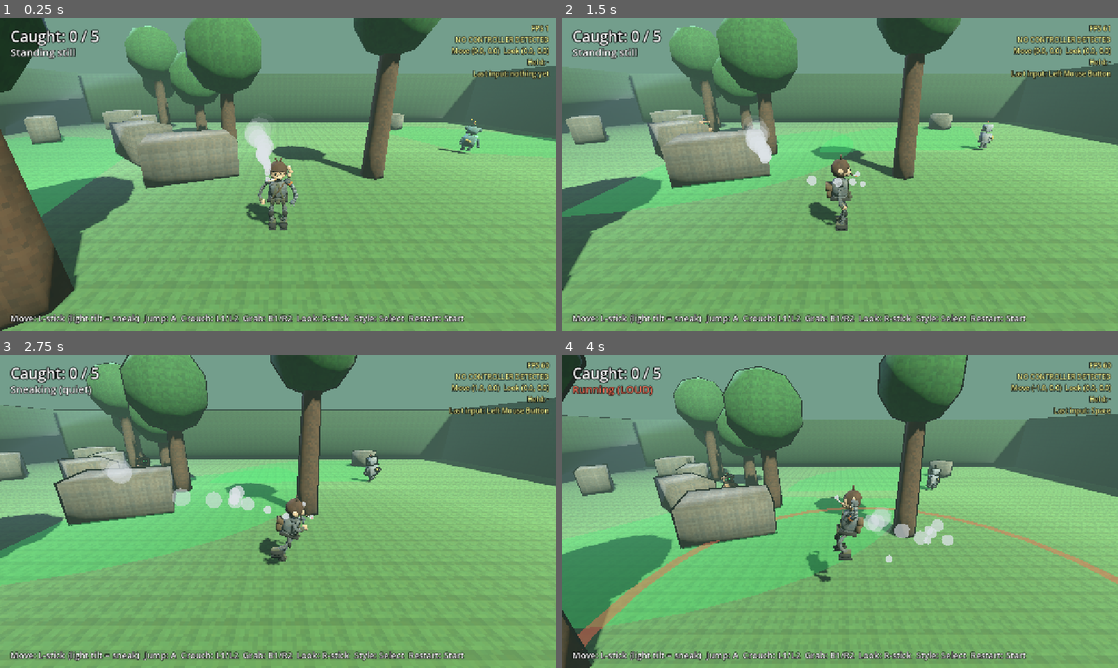
Above: before the commit, frames 1-4 (two rows, left to right).
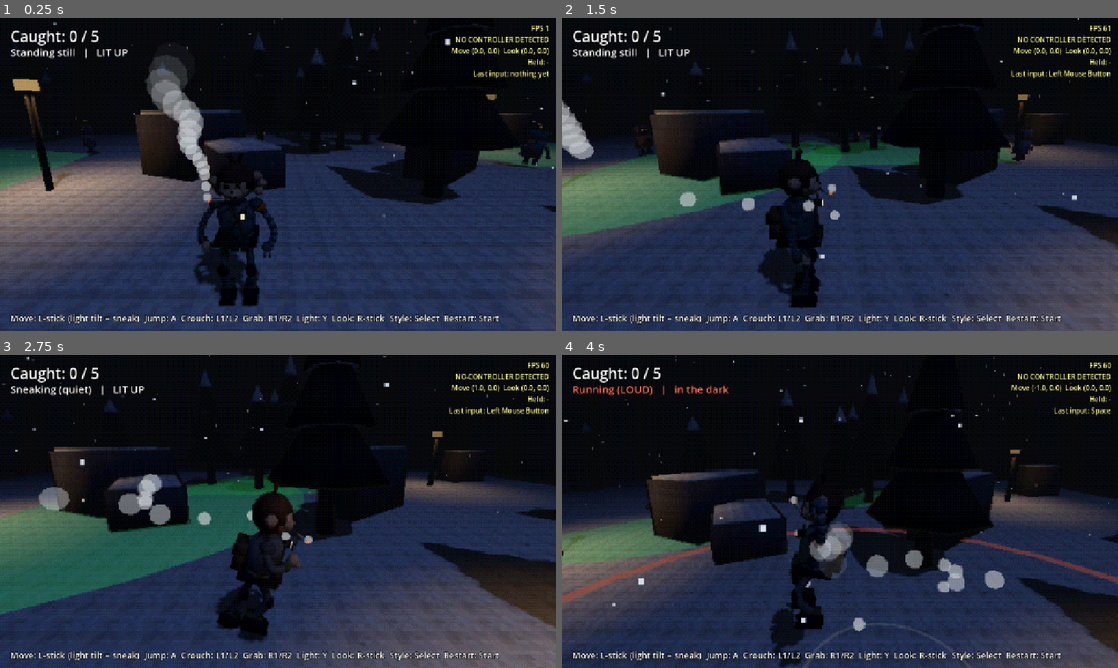
Above: after the commit, the same moments.

Repository: StoneColdOS/Caveman-Catchers
Game: Godot game, scene res://scenes/main.tscn
The game is run twice, just before and just after one commit, with the same random seed, the same clock (stepped at 60 frames per second) and the same inputs.
Inputs (mouse positions are in pixels of both pictures, inside the frame that each line leads up to):
- Up to frame 1 (0.25 s): no input
- Up to frame 2 (1.5 s): tap Enter (restart) at 0.5 s; move the mouse to (962, 158) at 0.52 s; hold D (move_right) 0.53-1.25 s; hold Shift (crouch) 0.53-1.25 s; click (962, 158) at 0.67 s; tap Space (jump) at 0.77, 1.07 s; tap J (net) at 0.8 s; drag from (728, 190) to (812, 237) at 1.27 s
- Up to frame 3 (2.75 s): move the mouse to (333, 442) at 2.02 s; hold D (move_right) from 2.03 s (still down); hold Ctrl (walk) from 2.03 s (still down); tap T (style) at 2.1 s; click (333, 442) at 2.17 s
- Up to frame 4 (4 s): release D (move_right) at 2.75 s; release Ctrl (walk) at 2.75 s; drag from (812, 574) to (673, 464) at 2.77 s; move the mouse to (1006, 558) at 3.52 s; hold A (move_left) from 3.53 s (still down); tap F (light, bound only after the commit) at 3.6 s; click (1006, 558) at 3.67 s; tap Space (jump) at 3.77, 3.8 s

The runs differ from the first frame. In frame 1, 98% of the frame differs, in the area x 0-100%, y 0-100%; in frame 2, 97%; in frame 3, 98%; in frame 4, 98%.

Commit message:
PS1 horror direction: snowy night woods, flashlight stealth, PS1 screen
- Night: near-black sky, dim cold ambient, thick dark fog, weak moonlight
- Snowy ground, snow-capped rocks, stacked snowy pines, falling snow
- Lamp posts with warm pools of light
- Chest flashlight (Y / F / touch LIGHT). Lit (flashlight on or in a lamp
  pool) = robots see you at full range; in the dark they see half as far
- PS1 screen shader: low-res pixels plus ordered dithering, under the HUD
- Heavier movement (accel 30 -> 14), less bounce, close over-the-shoulder
  camera; thinner smoke so it doesn't block the view
- Tests cover the light rules

Co-Authored-By: Claude Opus 5.5 <noreply@anthropic.com>
Claude-Session: https://claude.ai/code/session_01X5D3NCWGJ5U6tQxJ5x7zR9

Diff:
--- a/scripts/controls.gd
+++ b/scripts/controls.gd
@@ -7,6 +7,7 @@
 ##   Jump       A (bottom)  / Space
 ##   Crouch     L1 or L2    / Shift or C
 ##   Grab       R1 or R2    / J or E   (stuff a robot in the satchel)
+##   Flashlight Y (top)     / F   (on: you can see, but robots spot you from farther)
 ##   Art style  Select      / T   (rubber hose on/off)
 ##   Restart    Start       / Enter
 
@@ -49,6 +50,10 @@
 	_action("walk")
 	_key("walk", KEY_CTRL)
 
+	_action("light")
+	_key("light", KEY_F)
+	_button("light", JOY_BUTTON_Y)
+
 	_action("style")
 	_key("style", KEY_T)
 	_button("style", JOY_BUTTON_BACK)
--- a/scripts/gatherer.gd
+++ b/scripts/gatherer.gd
@@ -432,6 +432,8 @@
 	var sight := SIGHT_RANGE_CROUCH if player.crouching else SIGHT_RANGE
 	if state == State.FORAGE:
 		sight *= FORAGE_SIGHT
+	if not player.is_lit():
+		sight *= player.DARK_SIGHT  # hard to see you in the dark
 	return sight
 
 
--- a/scripts/main.gd
+++ b/scripts/main.gd
@@ -1,6 +1,6 @@
 extends Node3D
-## Builds the grey-box jungle clearing, the player, the cavemen and the HUD.
-## Everything is placeholder shapes on purpose: we're testing fun, not art.
+## Builds the night-time snowy woods (PS1 horror look), the player, the robots and the HUD.
+## Placeholder shapes on purpose: we're testing fun, not final art.
 
 const Util := preload("res://scripts/util.gd")
 const Controls := preload("res://scripts/controls.gd")
@@ -9,6 +9,8 @@
 const TouchScript := preload("res://scripts/touch_controls.gd")
 
 const ARENA := 50.0
+const LAMP_SPOTS := [Vector3(-7, 0, -5), Vector3(9, 0, 4), Vector3(-4, 0, 11), Vector3(14, 0, -14)]
+const LAMP_RADIUS := 5.0
 const GATHERER_SPOTS := [Vector3(-10, 0, -12), Vector3(12, 0, -8), Vector3(2, 0, 14), Vector3(-15, 0, 8), Vector3(15, 0, 13)]
 
 var player: CharacterBody3D
@@ -19,6 +21,8 @@
 var game_over := false
 var hint_label: Label
 var hold_bar: ProgressBar
+var snow_emitter: CPUParticles3D
+var ps1: ColorRect
 var message_label: Label
 var rng := RandomNumberGenerator.new()
 
@@ -32,6 +36,7 @@
 	_build_cover()
 	_spawn_player()
 	_spawn_gatherers()
+	_build_ps1()
 	_build_hud()
 	_build_debug()
 	if use_touch():
@@ -45,11 +50,35 @@
 	_update_alert()
 	if Input.is_action_just_pressed("style"):
 		Util.set_rubber(get_tree(), not Util.rubber)
+	if snow_emitter and player:
+		snow_emitter.global_position = player.global_position + Vector3(0, 9, 0)
 	if player and mode_label:
-		mode_label.text = player.move_mode
+		mode_label.text = player.move_mode + ("   |   LIT UP" if player.is_lit() else "   |   in the dark")
 		var loud: bool = player.move_mode.begins_with("Running")
 		var silent: bool = player.move_mode.contains("silent")
 		mode_label.modulate = Color(1, 0.45, 0.35) if loud else (Color(0.6, 1, 0.7) if silent else Color.WHITE)
+
+
+## PS1-style screen: low resolution with chunky pixels and a little color dithering.
+func _build_ps1() -> void:
+	var layer := CanvasLayer.new()
+	layer.layer = 0
+	add_child(layer)
+	ps1 = ColorRect.new()
+	ps1.set_anchors_preset(Control.PRESET_FULL_RECT)
+	ps1.mouse_filter = Control.MOUSE_FILTER_IGNORE
+	var sm := ShaderMaterial.new()
+	sm.shader = load("res://shaders/ps1.gdshader")
+	ps1.material = sm
+	layer.add_child(ps1)
+
+
+## Is this spot inside a lamp's pool of light?
+func in_lamp_light(pos: Vector3) -> bool:
+	for l in LAMP_SPOTS:
+		if Vector2(pos.x - l.x, pos.z - l.z).length() < LAMP_RADIUS:
+			return true
+	return false
 
 
 ## Phones and tablets get on-screen controls (?touch in the web address forces them on).
@@ -127,84 +156,147 @@
 
 
 func _build_environment() -> void:
+	# Night: near-black sky, cold dim ambient, thick dark fog that swallows the distance
 	var env := Environment.new()
 	env.background_mode = Environment.BG_COLOR
-	env.background_color = Color(0.45, 0.62, 0.55)
+	env.background_color = Color(0.02, 0.025, 0.04)
 	env.ambient_light_source = Environment.AMBIENT_SOURCE_COLOR
-	env.ambient_light_color = Color(0.55, 0.65, 0.55)
-	env.ambient_light_energy = 0.45
+	env.ambient_light_color = Color(0.3, 0.36, 0.5)
+	env.ambient_light_energy = 0.1
 	env.fog_enabled = true
-	env.fog_light_color = Color(0.45, 0.62, 0.55)
-	env.fog_density = 0.01
+	env.fog_light_color = Color(0.03, 0.035, 0.05)
+	env.fog_density = 0.075
 	var we := WorldEnvironment.new()
 	we.environment = env
 	add_child(we)
 
-	var sun := DirectionalLight3D.new()
-	sun.rotation_degrees = Vector3(-50, 35, 0)
-	sun.light_energy = 1.3
-	sun.light_color = Color(1.0, 0.96, 0.88)
-	sun.shadow_enabled = true
-	add_child(sun)
-	# Cool back light from the other side: rims the edges so characters read as round
-	var back := DirectionalLight3D.new()
-	back.rotation_degrees = Vector3(-25, 215, 0)
-	back.light_energy = 0.55
-	back.light_color = Color(0.65, 0.78, 1.0)
-	add_child(back)
+	# Weak blue moonlight
+	var moon := DirectionalLight3D.new()
+	moon.rotation_degrees = Vector3(-55, 30, 0)
+	moon.light_energy = 0.14
+	moon.light_color = Color(0.55, 0.65, 0.95)
+	moon.shadow_enabled = true
+	add_child(moon)
 
 
 func _build_ground() -> void:
-	_static_box(Vector3(ARENA + 20, 1, ARENA + 20), Vector3(0, -0.5, 0), Color(0.28, 0.45, 0.22))
-	# Thick jungle walls around the edge
+	_static_box(Vector3(ARENA + 20, 1, ARENA + 20), Vector3(0, -0.5, 0), Color(0.8, 0.84, 0.9))  # snow
+	# Dense dark pines all around the edge (the fog hides how fake it is)
 	var h := ARENA / 2.0
-	var wall := Color(0.12, 0.25, 0.12)
-	_static_box(Vector3(ARENA + 4, 6, 2), Vector3(0, 3, -h - 1), wall)
-	_static_box(Vector3(ARENA + 4, 6, 2), Vector3(0, 3, h + 1), wall)
-	_static_box(Vector3(2, 6, ARENA), Vector3(-h - 1, 3, 0), wall)
-	_static_box(Vector3(2, 6, ARENA), Vector3(h + 1, 3, 0), wall)
-
-
-## Rocks and trees: things to sneak behind. They block caveman eyesight.
+	var wall := Color(0.04, 0.07, 0.05)
+	_static_box(Vector3(ARENA + 4, 8, 2), Vector3(0, 4, -h - 1), wall)
+	_static_box(Vector3(ARENA + 4, 8, 2), Vector3(0, 4, h + 1), wall)
+	_static_box(Vector3(2, 8, ARENA), Vector3(-h - 1, 4, 0), wall)
+	_static_box(Vector3(2, 8, ARENA), Vector3(h + 1, 4, 0), wall)
+
+
+## Rocks, pines and lamp posts. Rocks and trees block robot eyesight; lamps light you up.
 func _build_cover() -> void:
 	for i in 14:
 		var p := _random_spot()
 		var size := Vector3(rng.randf_range(1.5, 4.0), rng.randf_range(1.2, 2.8), rng.randf_range(1.5, 4.0))
-		var rock := _static_box(size, p + Vector3(0, size.y / 2.0, 0), Color(0.42, 0.4, 0.36))
+		var rock := _static_box(size, p + Vector3(0, size.y / 2.0, 0), Color(0.3, 0.3, 0.32))
 		rock.rotation.y = rng.randf() * TAU
-	for i in 18:
-		var p := _random_spot()
-		_tree(p)
-
-
-func _tree(p: Vector3) -> void:
+		rock.add_child(Util.mesh(Util.box(Vector3(size.x * 0.92, 0.12, size.z * 0.92)), Color(0.85, 0.88, 0.93), Vector3(0, size.y / 2.0 + 0.05, 0)))  # snow cap
+	for i in 22:
+		_pine(_random_spot())
+	for spot in LAMP_SPOTS:
+		_lamp(spot)
+	_snowfall()
+
+
+func _pine(p: Vector3) -> void:
 	var body := StaticBody3D.new()
 	body.collision_layer = Util.LAYER_WORLD
 	body.position = p
 	add_child(body)
-	var trunk_h := rng.randf_range(4.0, 6.5)
+	var height := rng.randf_range(5.0, 8.0)
 	var shape := CollisionShape3D.new()
 	var cyl_shape := CylinderShape3D.new()
-	cyl_shape.radius = 0.45
-	cyl_shape.height = trunk_h
+	cyl_shape.radius = 0.4
+	cyl_shape.height = height
 	shape.shape = cyl_shape
-	shape.position.y = trunk_h / 2.0
+	shape.position.y = height / 2.0
 	body.add_child(shape)
 	var trunk := CylinderMesh.new()
-	trunk.top_radius = 0.35
-	trunk.bottom_radius = 0.5
-	trunk.height = trunk_h
+	trunk.top_radius = 0.18
+	trunk.bottom_radius = 0.3
+	trunk.height = height * 0.35
 	trunk.radial_segments = 6
-	body.add_child(Util.mesh(trunk, Color(0.35, 0.24, 0.15), Vector3(0, trunk_h / 2.0, 0)))
-	var canopy := Util.mesh(Util.sphere(rng.randf_range(1.6, 2.4)), Color(0.18, 0.42, 0.18), Vector3(0, trunk_h + 0.6, 0))
-	body.add_child(canopy)
+	body.add_child(Util.mesh(trunk, Color(0.2, 0.14, 0.1), Vector3(0, height * 0.175, 0)))
+	# Three stacked tiers of branches, each dusted with snow
+	for tier in 3:
+		var r := 1.8 - tier * 0.5
+		var tier_h := height * 0.38
+		var y := height * 0.25 + tier * height * 0.22
+		var cone := CylinderMesh.new()
+		cone.top_radius = 0.0
+		cone.bottom_radius = r
+		cone.height = tier_h
+		cone.radial_segments = 7
+		body.add_child(Util.mesh(cone, Color(0.07, 0.15, 0.1), Vector3(0, y + tier_h / 2.0, 0)))
+		var snow := CylinderMesh.new()
+		snow.top_radius = 0.0
+		snow.bottom_radius = r * 0.55
+		snow.height = tier_h * 0.45
+		snow.radial_segments = 7
+		body.add_child(Util.mesh(snow, Color(0.82, 0.86, 0.92), Vector3(0, y + tier_h * 0.8, 0)))
+
+
+## A lamp post with a warm pool of light. Standing in it lets robots see you from far away.
+func _lamp(p: Vector3) -> void:
+	var post := _static_box(Vector3(0.15, 3.2, 0.15), p + Vector3(0, 1.6, 0), Color(0.15, 0.15, 0.16))
+	post.add_to_group("lamps")
+	var head := MeshInstance3D.new()
+	head.mesh = Util.box(Vector3(0.4, 0.3, 0.4))
+	head.material_override = Util.mat(Color(1.0, 0.82, 0.5), true)
+	head.position = Vector3(0, 1.7, 0)
+	post.add_child(head)
+	var light := OmniLight3D.new()
+	light.position = Vector3(0, 1.5, 0)
+	light.light_color = Color(1.0, 0.75, 0.45)
+	light.light_energy = 3.5
+	light.omni_range = LAMP_RADIUS + 2.5
+	light.omni_attenuation = 1.2
+	post.add_child(light)
+
+
+## Snow falling around the player.
+func _snowfall() -> void:
+	var snow := CPUParticles3D.new()
+	snow.amount = 450
+	snow.lifetime = 6.0
+	snow.preprocess = 6.0
+	snow.local_coords = false
+	snow.emission_shape = CPUParticles3D.EMISSION_SHAPE_BOX
+	snow.emission_box_extents = Vector3(14, 0.5, 14)
+	snow.direction = Vector3(0.15, -1, 0)
+	snow.spread = 12.0
+	snow.gravity = Vector3(0, -0.6, 0)
+	snow.initial_velocity_min = 0.8
+	snow.initial_velocity_max = 1.4
+	var flake := QuadMesh.new()
+	flake.size = Vector2(0.05, 0.05)
+	var m := StandardMaterial3D.new()
+	m.shading_mode = BaseMaterial3D.SHADING_MODE_UNSHADED
+	m.billboard_mode = BaseMaterial3D.BILLBOARD_ENABLED
+	m.albedo_color = Color(0.9, 0.93, 1.0)
+	flake.material = m
+	snow.mesh = flake
+	snow.position = Vector3(0, 9, 0)
+	snow_emitter = snow
+	add_child(snow)
 
 
 func _random_spot() -> Vector3:
 	# Keep the middle open near the player start, and away from walls.
 	while true:
 		var p := Vector3(rng.randf_range(-21, 21), 0, rng.randf_range(-21, 21))
-		if p.length() > 5.0:
+		var clear := p.length() > 5.0
+		for l in LAMP_SPOTS:
+			if p.distance_to(l) < 3.0:
+				clear = false
+		if clear:
 			return p
 	return Vector3.ZERO
 
@@ -285,7 +377,7 @@
 
 	hint_label = Label.new()
 	var hint := hint_label
-	hint.text = "Move: L-stick (light tilt = sneak)  Jump: A  Crouch: L1/L2  Grab: R1/R2  Look: R-stick  Style: Select  Restart: Start"
+	hint.text = "Move: L-stick (light tilt = sneak)  Jump: A  Crouch: L1/L2  Grab: R1/R2  Light: Y  Look: R-stick  Style: Select  Restart: Start"
 	hint.anchor_top = 1.0
 	hint.anchor_bottom = 1.0
 	hint.offset_top = -44
--- a/scripts/player.gd
+++ b/scripts/player.gd
@@ -12,7 +12,8 @@
 const SNEAK_SPEED := 2.4      # light tilt: quiet footsteps
 const RUN_SPEED := 5.0        # full tilt: loud footsteps
 const SNEAK_TILT := 0.7       # stick tilt below this = sneaking
-const ACCEL := 30.0
+const ACCEL := 14.0           # heavier, more grounded starts and stops
+const DARK_SIGHT := 0.5       # robots see half as far when you're in the dark
 const GRAVITY := 20.0
 const JUMP_VELOCITY := 7.0
 const LOOK_SPEED := 2.6
@@ -67,7 +68,9 @@
 var cig_tip: MeshInstance3D
 var smoke: Node3D
 var yaw := 0.0
-var pitch := -0.35
+var pitch := -0.25
+var flashlight: SpotLight3D
+var flashlight_on := true
 
 
 func _ready() -> void:
@@ -139,6 +142,23 @@
 	var cross := Util.mesh(Util.box(Vector3(0.04, 0.62, 0.02)), Color(0.38, 0.3, 0.2), Vector3(0.0, 1.22, 0.24))
 	cross.rotation.z = -0.6
 	body_root.add_child(cross)
+	# Flashlight clipped to his chest strap, pointing where he faces
+	flashlight = SpotLight3D.new()
+	flashlight.position = Vector3(0.12, 1.36, 0.28)
+	flashlight.rotation = Vector3(-0.12, PI, 0)
+	flashlight.spot_range = 18.0
+	flashlight.spot_angle = 26.0
+	flashlight.spot_attenuation = 0.9
+	flashlight.light_energy = 8.0
+	flashlight.light_color = Color(1.0, 0.95, 0.85)
+	flashlight.shadow_enabled = true
+	body_root.add_child(flashlight)
+	body_root.add_child(Util.mesh(Util.box(Vector3(0.08, 0.08, 0.12)), Color(0.12, 0.12, 0.12), Vector3(0.12, 1.36, 0.25)))
+	var lens := MeshInstance3D.new()
+	lens.mesh = Util.box(Vector3(0.06, 0.06, 0.02))
+	lens.material_override = Util.mat(Color(1.0, 0.97, 0.85), true)
+	lens.position = Vector3(0.12, 1.36, 0.315)
+	body_root.add_child(lens)
 	# Robot arm's shoulder joint (his left)
 	body_root.add_child(Util.mesh(Util.sphere(0.09), Color(0.91, 0.51, 0.23), Vector3(0.3, 1.38, 0)))
 
@@ -378,16 +398,17 @@
 
 func _build_camera() -> void:
 	camera_pivot = Node3D.new()
-	camera_pivot.position.y = 1.6
+	camera_pivot.position.y = 1.65
 	add_child(camera_pivot)
 	arm = SpringArm3D.new()
-	arm.spring_length = 6.0
+	arm.spring_length = 3.4      # close, over the shoulder
+	arm.position = Vector3(0.55, 0.15, 0)
 	arm.collision_mask = Util.LAYER_WORLD
 	arm.margin = 0.3
 	arm.add_excluded_object(get_rid())
 	camera_pivot.add_child(arm)
 	camera = Camera3D.new()
-	camera.fov = 70.0
+	camera.fov = 62.0
 	arm.add_child(camera)
 	camera.make_current()
 
@@ -466,6 +487,10 @@
 	_animate(delta, on_floor)
 
 	_animate_smoke()
+
+	# Flashlight
+	if Input.is_action_just_pressed("light"):
+		toggle_flashlight()
 
 	# Net
 	net_timer -= delta
@@ -557,6 +582,20 @@
 	tw.tween_property(satchel, "rotation:z", 0.0, 0.08)
 
 
+func toggle_flashlight() -> void:
+	flashlight_on = not flashlight_on
+	flashlight.visible = flashlight_on
+	make_noise(1.5, Color(0.9, 0.9, 0.8, 0.5))  # click
+
+
+## Can robots see you from far away? True with the flashlight on or standing in lamplight.
+func is_lit() -> bool:
+	if flashlight_on:
+		return true
+	var main := get_parent()
+	return main != null and main.has_method("in_lamp_light") and main.in_lamp_light(global_position)
+
+
 ## Sends a sound out. Any caveman inside the radius hears it.
 func make_noise(radius: float, color := Color(0, 0, 0, 0)) -> void:
 	if color.a == 0.0:
@@ -582,7 +621,7 @@
 		var o: Vector3 = smoke_origin[i] + smoke_away[i] * life * 0.45  # drift away from his face
 		# Puffs stay where they were puffed, so moving leaves a trail behind him
 		puff.global_position = o + Vector3(sin(t * 1.6 + i) * 0.14 * life, life * 1.3, cos(t * 1.3 + i) * 0.12 * life)
-		puff.scale = Vector3.ONE * (0.6 + life * 2.6)
-		(puff.material_override as StandardMaterial3D).albedo_color.a = 0.62 * (1.0 - life * life)
+		puff.scale = Vector3.ONE * (0.5 + life * 1.5)
+		(puff.material_override as StandardMaterial3D).albedo_color.a = 0.45 * (1.0 - life * life)
 	var glow := 0.75 + 0.25 * sin(t * 3.0)
 	(cig_tip.material_override as StandardMaterial3D).albedo_color = Color(1.0, 0.35 * glow + 0.1, 0.05)
--- a/scripts/touch_controls.gd
+++ b/scripts/touch_controls.gd
@@ -35,6 +35,7 @@
 		"jump":   {"pos": Vector2(right, bottom), "radius": r, "label": "JUMP", "action": "jump", "toggle": false},
 		"net":    {"pos": Vector2(right - 115, bottom + 10), "radius": r, "label": "GRAB", "action": "net", "toggle": false},
 		"crouch": {"pos": Vector2(right - 225, bottom + 25), "radius": 38.0, "label": "CROUCH", "action": "crouch", "toggle": true},
+		"light":  {"pos": Vector2(right - 20, bottom - 115), "radius": 38.0, "label": "LIGHT", "action": "light", "toggle": false},
 		"restart": {"pos": Vector2(s.x - 60, 150), "radius": 30.0, "label": "RESET", "action": "restart", "toggle": false},
 		"style": {"pos": Vector2(s.x - 60, 225), "radius": 30.0, "label": "STYLE", "action": "style", "toggle": false},
 	}
--- a/scripts/util.gd
+++ b/scripts/util.gd
@@ -54,7 +54,7 @@
 
 ## How exaggerated animation should be right now.
 static func amp() -> float:
-	return 1.0 if rubber else 0.35
+	return 1.0 if rubber else 0.2   # plain: grounded, barely any bounce
 
 
 static func set_rubber(tree: SceneTree, on: bool) -> void:
--- /dev/null
+++ b/shaders/ps1.gdshader
@@ -0,0 +1,25 @@
+shader_type canvas_item;
+// PS1 look: render at a low resolution (chunky pixels) with limited color
+// depth and ordered dithering, like 15-bit color on the original hardware.
+
+uniform sampler2D screen_tex : hint_screen_texture, filter_nearest;
+uniform float pixel_height = 240.0;   // pretend vertical resolution
+uniform float color_levels = 28.0;    // steps per color channel
+
+const float BAYER[16] = {
+	0.0, 8.0, 2.0, 10.0,
+	12.0, 4.0, 14.0, 6.0,
+	3.0, 11.0, 1.0, 9.0,
+	15.0, 7.0, 13.0, 5.0
+};
+
+void fragment() {
+	float aspect = SCREEN_PIXEL_SIZE.y / SCREEN_PIXEL_SIZE.x;
+	vec2 res = vec2(pixel_height * aspect, pixel_height);
+	vec2 cell = floor(SCREEN_UV * res);
+	vec3 c = texture(screen_tex, (cell + 0.5) / res).rgb;
+	int i = int(mod(cell.x, 4.0)) + int(mod(cell.y, 4.0)) * 4;
+	float d = BAYER[i] / 16.0 - 0.5;
+	c = floor(c * color_levels + d + 0.5) / color_levels;
+	COLOR = vec4(clamp(c, 0.0, 1.0), 1.0);
+}
--- a/tests/test_catch.gd
+++ b/tests/test_catch.gd
@@ -125,6 +125,21 @@
 	await _frames(10)
 	_check(not g0.is_fleeing() and g0.state == g0.State.INVESTIGATE, "Lose sight of him and he calms down to searching")
 	_check(not main.game_over, "No game over for getting spotted")
+
+	# --- 6b. Light and dark.
+	var gl = gs[4] if is_instance_valid(gs[4]) else gs[0]
+	var lit_range: float = gl._sight_range()
+	player.toggle_flashlight()
+	_check(not player.flashlight_on, "Flashlight toggles off")
+	player.global_position = Vector3(0, 0.1, 0)
+	await _frames(2)
+	_check(not player.is_lit(), "In the dark with the light off: not lit")
+	_check(gl._sight_range() < lit_range * 0.6, "Robots see you half as far in the dark")
+	player.global_position = main.LAMP_SPOTS[0] + Vector3(1, 0.1, 0)
+	await _frames(2)
+	_check(player.is_lit(), "Standing in lamplight lights you up even with the flashlight off")
+	player.toggle_flashlight()
+	_check(player.flashlight_on and player.is_lit(), "Flashlight back on")
 
 	# --- 7. Touch controls drive the same actions.
 	var TouchScript := load("res://scripts/touch_controls.gd")
Binary file added: docs/concept/ps1-horror.png
Not shown, added: shaders/ps1.gdshader.uid
Not shown, changed: docs/DESIGN.md
Not shown, changed: docs/ROADMAP.md
